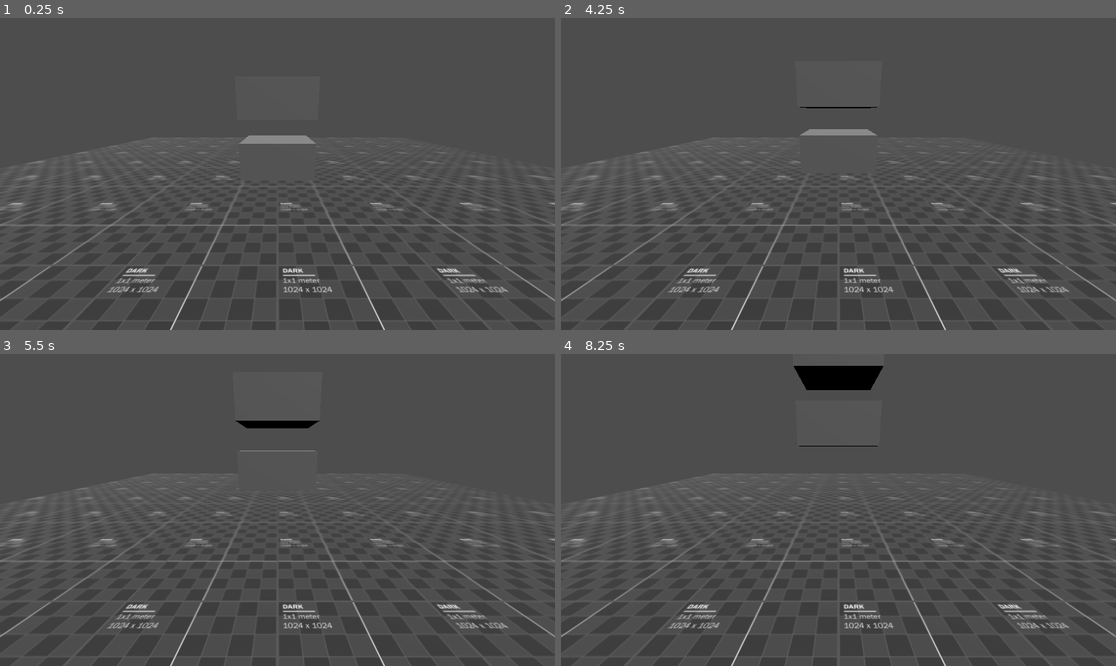
Above: before the commit, frames 1-4 (two rows, left to right).
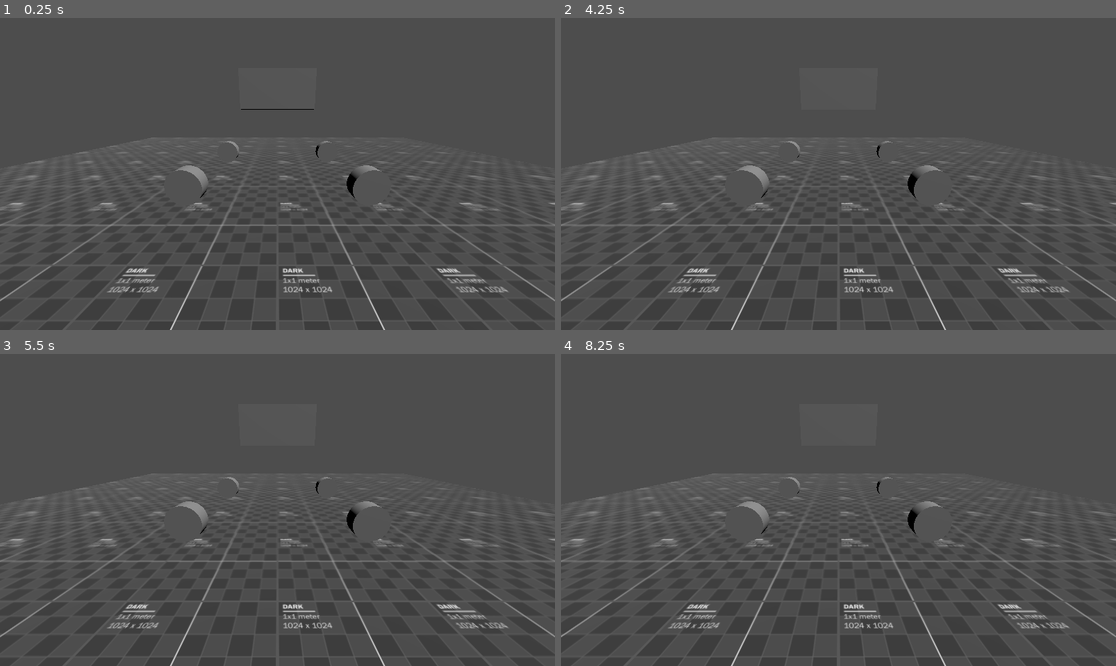
Above: after the commit, the same moments.

Repository: dairycultist/bus-game
Game: Godot game, scene res://scene.tscn
The game is run twice, just before and just after one commit, with the same random seed, the same clock (stepped at 60 frames per second) and the same inputs.
Inputs:
- Up to frame 1 (0.25 s): no input
- Up to frame 2 (4.25 s): tap Enter at 0.5, 2, 3.5 s; tap Space at 1.25, 2.75 s
- Up to frame 3 (5.5 s): tap Space at 4.25 s
- Up to frame 4 (8.25 s): no input

The runs differ from the first frame. In frame 1, 0.7% of the frame differs, in the area x 29-70%, y 29-61%; in frame 2, 0.7%; in frame 3, 0.7%; in frame 4, 1.4%, in the area x 29-70%, y 3-61%.

Commit message:
Wheel suspension but with raycasting

Diff:
--- a/scene.tscn
+++ b/scene.tscn
@@ -13,11 +13,16 @@
 size = Vector2(10, 10)
 orientation = 1
 
-[sub_resource type="BoxShape3D" id="BoxShape3D_ulcgi"]
-size = Vector3(1, 0.5, 1)
+[sub_resource type="BoxShape3D" id="BoxShape3D_nxogm"]
+size = Vector3(1, 0.5, 0.5)
 
-[sub_resource type="BoxMesh" id="BoxMesh_nxogm"]
-size = Vector3(1, 0.5, 1)
+[sub_resource type="BoxMesh" id="BoxMesh_3253y"]
+size = Vector3(1, 0.5, 0.5)
+
+[sub_resource type="CylinderMesh" id="CylinderMesh_nxogm"]
+top_radius = 0.2
+bottom_radius = 0.2
+height = 0.2
 
 [node name="Node3D" type="Node3D"]
 
@@ -36,24 +41,50 @@
 
 [node name="Chassis" type="RigidBody3D" parent="."]
 transform = Transform3D(1, 0, 0, 0, 1, 0, 0, 0, 1, 0, 1.28183, 0)
-linear_damp = 3.0
+linear_damp = 10.0
 angular_damp = 3.0
 
 [node name="CollisionShape3D" type="CollisionShape3D" parent="Chassis"]
-shape = SubResource("BoxShape3D_ulcgi")
+shape = SubResource("BoxShape3D_nxogm")
 
 [node name="MeshInstance3D" type="MeshInstance3D" parent="Chassis"]
-mesh = SubResource("BoxMesh_nxogm")
+mesh = SubResource("BoxMesh_3253y")
 
-[node name="Wheel" type="RigidBody3D" parent="Chassis"]
-transform = Transform3D(1, 0, 0, 0, 1, 0, 0, 0, 1, 0, -0.950028, 0)
+[node name="Wheel" type="Node3D" parent="Chassis"]
+transform = Transform3D(1, 0, 0, 0, 1, 0, 0, 0, 1, -1, -1.28183, -1)
 script = ExtResource("2_nxogm")
 
-[node name="CollisionShape3D" type="CollisionShape3D" parent="Chassis/Wheel"]
-shape = SubResource("BoxShape3D_ulcgi")
+[node name="Mesh" type="MeshInstance3D" parent="Chassis/Wheel"]
+transform = Transform3D(1, 0, 0, 0, -4.37114e-08, -1, 0, 1, -4.37114e-08, 0, 0.2, 0)
+mesh = SubResource("CylinderMesh_nxogm")
+skeleton = NodePath("")
 
-[node name="MeshInstance3D" type="MeshInstance3D" parent="Chassis/Wheel"]
-mesh = SubResource("BoxMesh_nxogm")
+[node name="Wheel2" type="Node3D" parent="Chassis"]
+transform = Transform3D(1, 0, 0, 0, 1, 0, 0, 0, 1, 1, -1.28183, -1)
+script = ExtResource("2_nxogm")
+
+[node name="Mesh" type="MeshInstance3D" parent="Chassis/Wheel2"]
+transform = Transform3D(1, 0, 0, 0, -4.37114e-08, -1, 0, 1, -4.37114e-08, 0, 0.2, 0)
+mesh = SubResource("CylinderMesh_nxogm")
+skeleton = NodePath("")
+
+[node name="Wheel3" type="Node3D" parent="Chassis"]
+transform = Transform3D(1, 0, 0, 0, 1, 0, 0, 0, 1, -1, -1.28183, 1)
+script = ExtResource("2_nxogm")
+
+[node name="Mesh" type="MeshInstance3D" parent="Chassis/Wheel3"]
+transform = Transform3D(1, 0, 0, 0, -4.37114e-08, -1, 0, 1, -4.37114e-08, 0, 0.2, 0)
+mesh = SubResource("CylinderMesh_nxogm")
+skeleton = NodePath("")
+
+[node name="Wheel4" type="Node3D" parent="Chassis"]
+transform = Transform3D(1, 0, 0, 0, 1, 0, 0, 0, 1, 1, -1.28183, 1)
+script = ExtResource("2_nxogm")
+
+[node name="Mesh" type="MeshInstance3D" parent="Chassis/Wheel4"]
+transform = Transform3D(1, 0, 0, 0, -4.37114e-08, -1, 0, 1, -4.37114e-08, 0, 0.2, 0)
+mesh = SubResource("CylinderMesh_nxogm")
+skeleton = NodePath("")
 
 [node name="DirectionalLight3D" type="DirectionalLight3D" parent="."]
 transform = Transform3D(0.338949, -0.813416, 0.472724, 0.134446, 0.53919, 0.831384, -0.931149, -0.218241, 0.292119, 0, 0, 0)
--- a/wheel.gd
+++ b/wheel.gd
@@ -1,21 +1,29 @@
-extends RigidBody3D
+extends Node3D
 
 # goal: maintain the initial relative offset from the chassis (parent) by applying
 #       dampened forces to the chassis
 
-var target_position: Vector3
+# the wheel node starts at zero compression (aka the lowest point). it raycasts
+# from the point of max_compression down; if it hits something before the point
+# of zero compression, it means it's compressed
 
-func _ready() -> void:
-	target_position = position
-
-	axis_lock_angular_x = true
-	axis_lock_angular_y = true
-	axis_lock_angular_z = true
+@export var max_compression: float = 1.0
 
 func _process(delta: float) -> void:
 
 	var chassis := get_parent_node_3d()
+	var compression := 0.
+	var chassis_up := global_transform.basis.y
 
-	chassis.apply_force((position - target_position) * 100., target_position)
+	var max_compression_position = global_position + chassis_up * max_compression
 
-	rotation = chassis.rotation
+	var ray_result = get_world_3d().direct_space_state.intersect_ray(PhysicsRayQueryParameters3D.create(
+		max_compression_position,
+		global_position
+	))
+
+	if (ray_result):
+		compression = max_compression - (max_compression_position - ray_result.position).length()
+		chassis.apply_force(compression * chassis_up * 100., global_position + chassis_up * max_compression - chassis.global_position)
+
+	$Mesh.position.y = compression + 0.2
Not shown: 1 places in scene.tscn that only renumber resources
